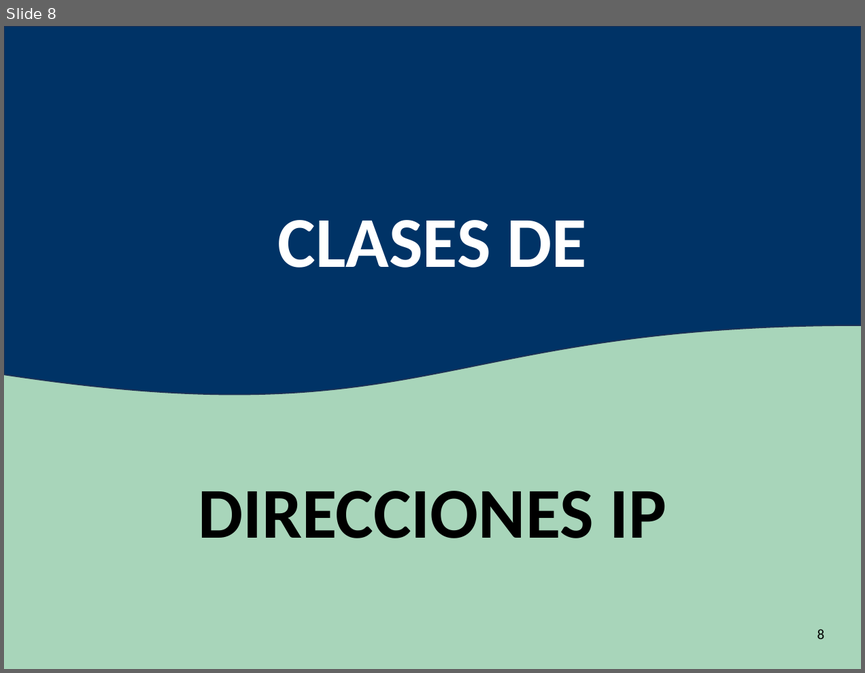
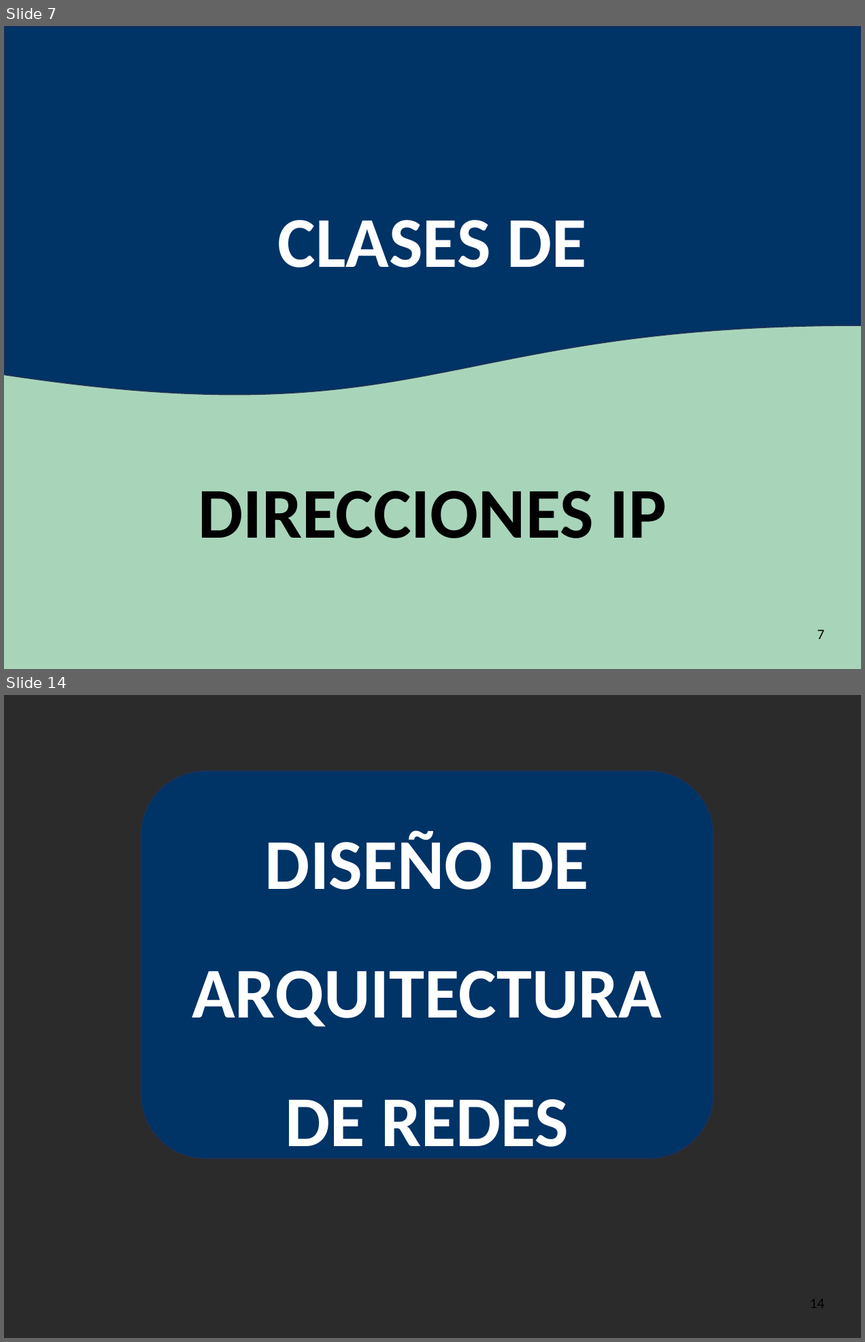
Before and after one commit to oloco2792/Universidad, a slide deck: REDES DE COMPUTADORA/UNIDAD X/UNIDAD X.pptx. Shown one above the other, each under a label of ours: slide 8 before the commit, slides 7 and 14 after it; the slides between them are not shown. The pictures are 865x673 and 865x1342 pixels, drawn with LibreOffice and Linux fonts; fonts in the diff are those of the drawing; background and template pictures are left out; a plain dark background stands for a picture behind light text. Boxes give left, top, right and bottom in pixels: in the first picture for what was removed or moved away, otherwise in the second. Text is boxed around its words. In the diff, an @@ line names an element or a change of style, - is before the commit and + after.

```diff
--- a/REDES DE COMPUTADORA/UNIDAD X/UNIDAD X.pptx
+++ b/REDES DE COMPUTADORA/UNIDAD X/UNIDAD X.pptx
@@ slide 14 added at [4, 695, 861, 1338], background picture (left out) @@
@@ rounded rectangle added at [141, 771, 713, 1159], fill #003366, outline #1E3256 1 pt @@
@@ text added at [192, 830, 662, 1163], 60 pt, text #FFFFFF, bold @@
+DISEÑO DE ARQUITECTURA
+DE REDES
@@ page number added at [810, 1299, 824, 1308], 12 pt, text #000000 @@
+14
@@ what was slide 8 is now slide 7 @@
@@ page number at [817, 629, 825, 639]: text changed @@
-8
+7
```
Also in this commit, not shown: 3 slides changed, 13 other slides added, 7 slides removed, 2 other files.
